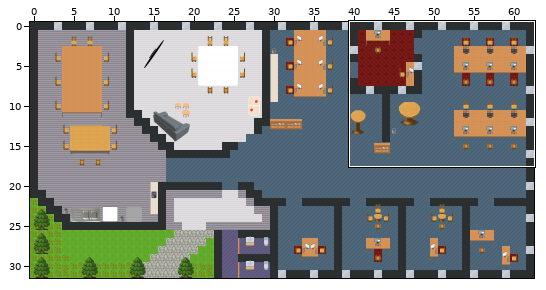
One commit to this Tiled map (JSON): map.tmj. The first picture is a wide view before the edit; the outline marks the close-up.
Close-up. Old version:
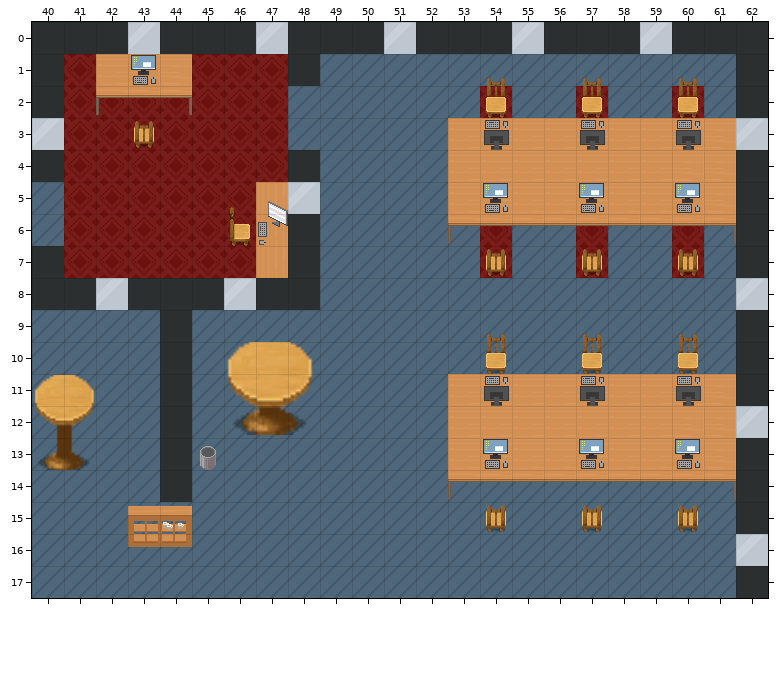
Cells are 32x32 px. Shown: x 40..62, y 0..17. The commit also changed other parts of the map, which this record leaves out.
And afterwards:
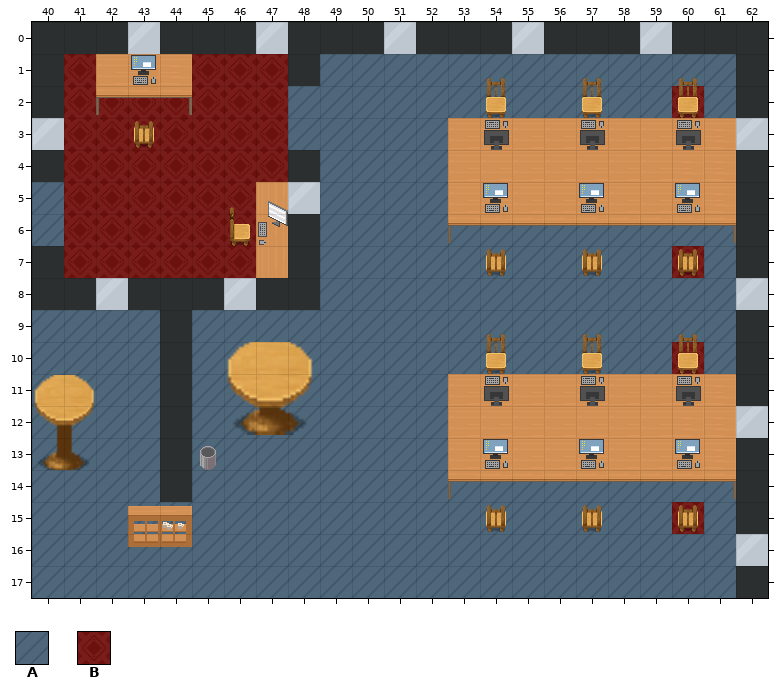
Key: from "WA_Room_Builder": A 360, B 387.
_ is an empty cell.
Diff:
Layer "floor/floor1":
y 2: x 54 B -> A; x 57 B -> A
y 6: x 54 B -> A; x 57 B -> A; x 60 B -> A
y 7: x 54 B -> A; x 57 B -> A
y 10: x 60 A -> B
y 15: x 60 A -> B
Changed places in both close-ups, as pixel boxes (x1, y1, x2, y2):
changed: (480, 86, 512, 118)
changed: (576, 86, 608, 118)
changed: (480, 226, 512, 278)
changed: (576, 226, 608, 278)
changed: (672, 226, 704, 246)
changed: (672, 342, 704, 374)
changed: (672, 502, 704, 534)
